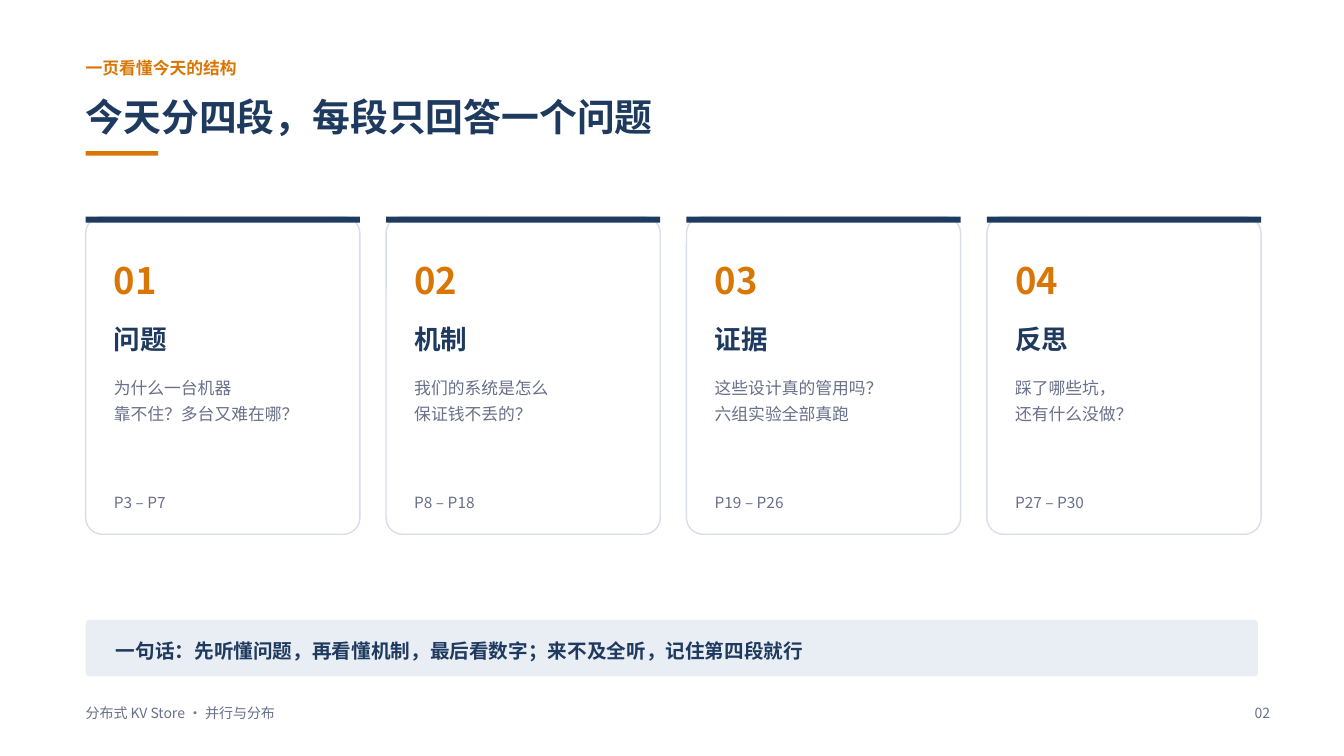
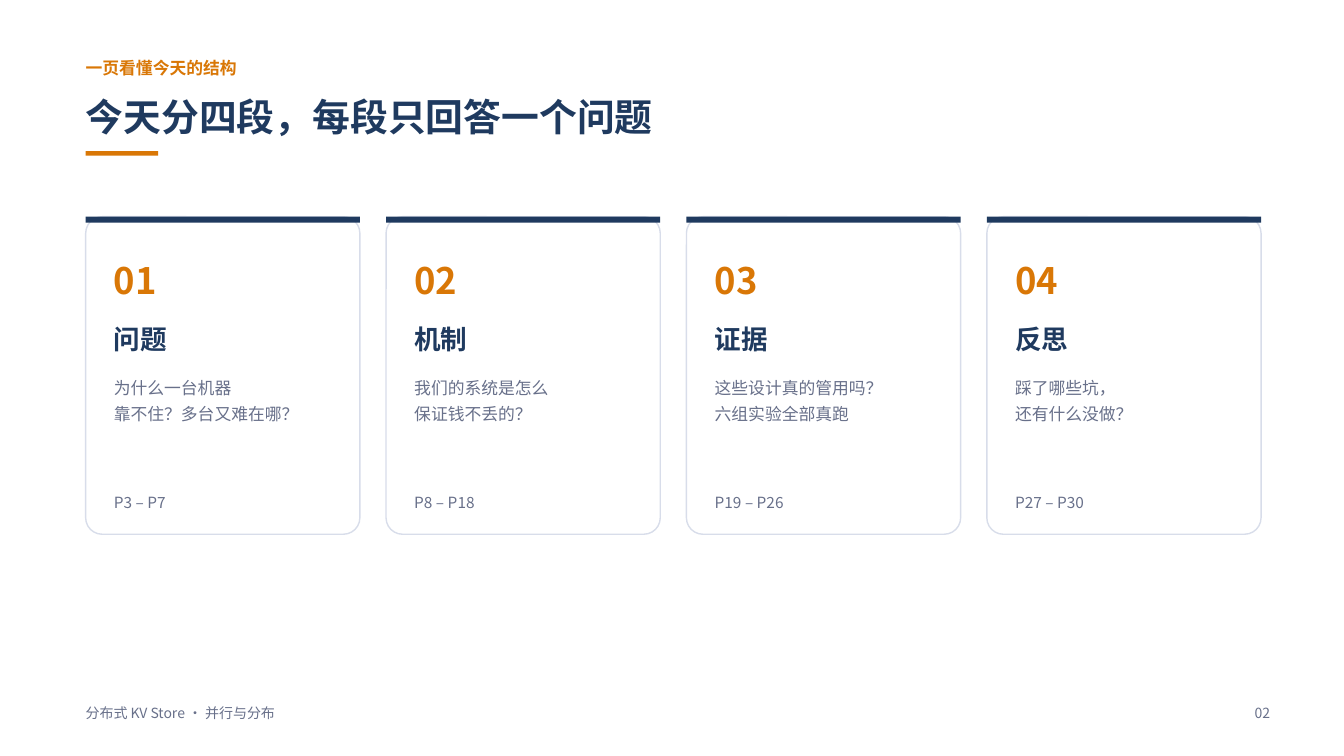
Before and after one commit to L1tiansuo/distributed-kv-store, a slide deck: slide 2 of ppt/分布式KV Store 讲解_v2.pptx. Drawn at 1344x756 pixels with LibreOffice and Linux fonts; fonts in the diff are those of the drawing. Boxes give left, top, right and bottom in pixels: in the first picture for what was removed or moved away, otherwise in the second. Text is boxed around its words. In the diff, an @@ line names an element or a change of style, - is before the commit and + after.

```diff
--- a/ppt/分布式KV Store 讲解_v2.pptx
+++ b/ppt/分布式KV Store 讲解_v2.pptx
@@ rounded rectangle removed at (x1=86, y1=620, x2=1258, y2=677) @@
@@ text removed at (x1=116, y1=641, x2=803, y2=662) @@
-一句话：先听懂问题，再看懂机制，最后看数字；来不及全听，记住第四段就行
```
Also in this commit, not shown: 27 other slides changed, 3 other files.
